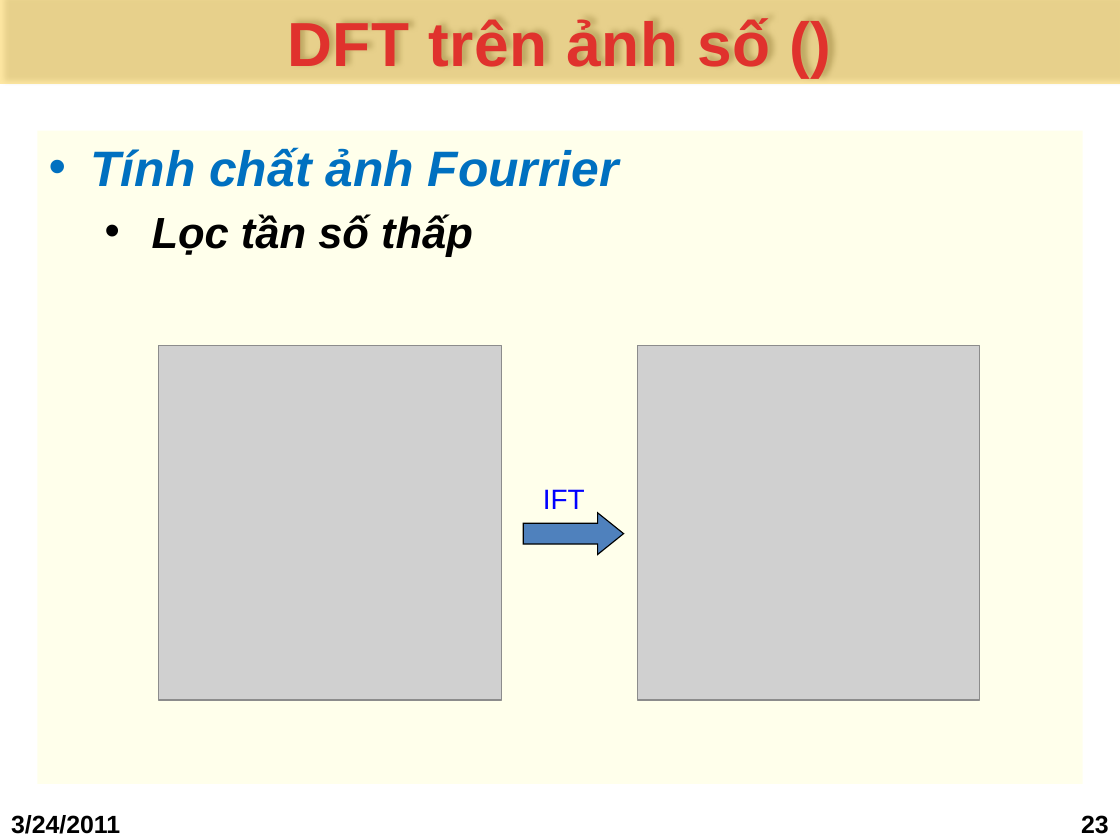
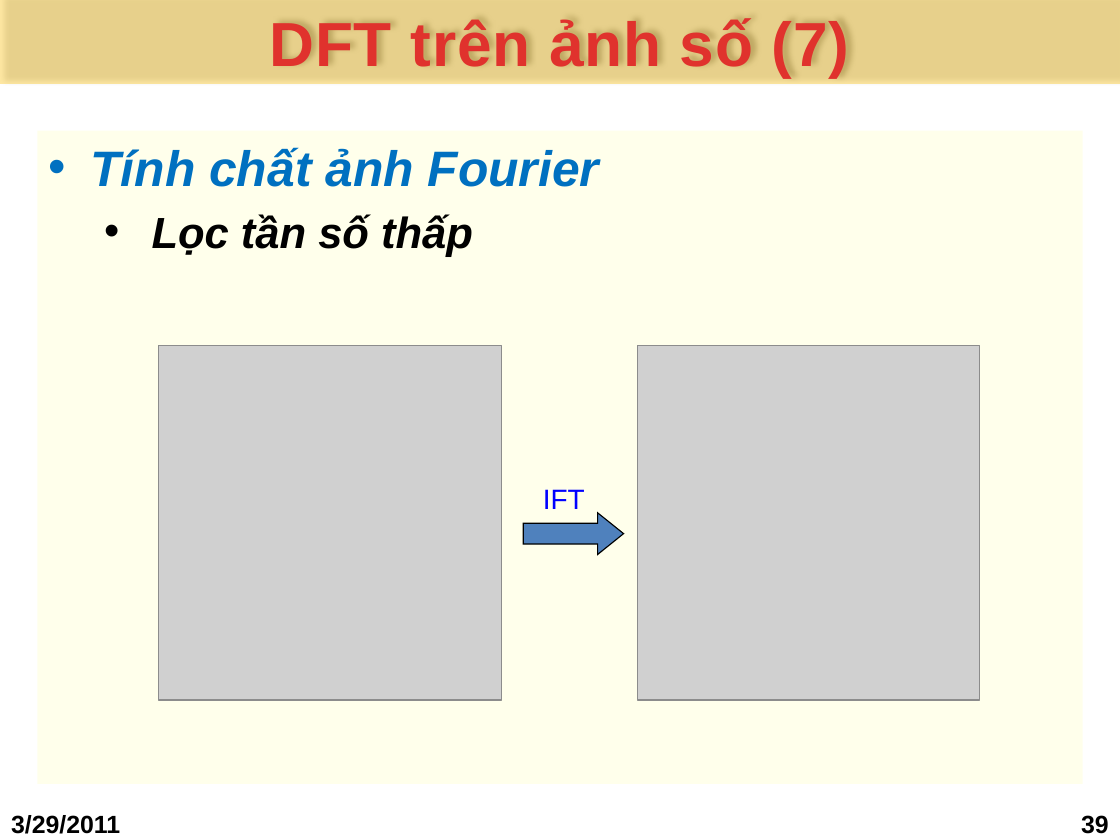
Before and after one commit to bomong/steganography-khtn-2011, a slide deck: slide 39 of Seminar DFT/1.Bao cao/_ADL_DFT(draft).pptx (slide 23 before the commit). Drawn at 1120x840 pixels with LibreOffice and Linux fonts; fonts in the diff are those of the drawing; grey boxes stand for pictures; background and template pictures are left out. Boxes give left, top, right and bottom in pixels: in the first picture for what was removed or moved away, otherwise in the second. Text is boxed around its words. In the diff, an @@ line names an element or a change of style, - is before the commit and + after.

```diff
--- a/Seminar DFT/1.Bao cao/_ADL_DFT(draft).pptx
+++ b/Seminar DFT/1.Bao cao/_ADL_DFT(draft).pptx
@@ title at (270, 18, 849, 78): text changed @@
-DFT trên ảnh số ()
+DFT trên ảnh số (7)
@@ text at (91, 147, 599, 187): text changed @@
-• Tính chất ảnh Fourrier
+• Tính chất ảnh Fourier
@@ text at (11, 815, 120, 834): text changed @@
-3/24/2011
+3/29/2011
@@ page number at (1081, 815, 1109, 834): text changed @@
-23
+39
```
Also in this commit, not shown: 27 other slides changed, 19 slides added, 15 other files.
